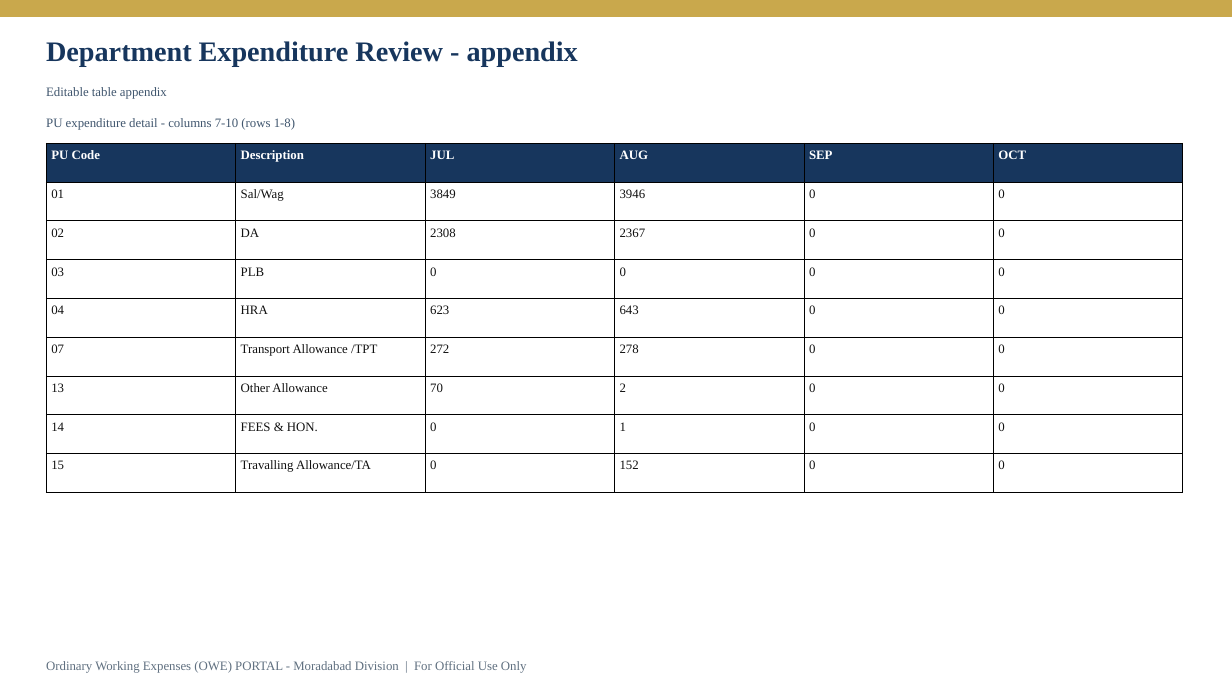
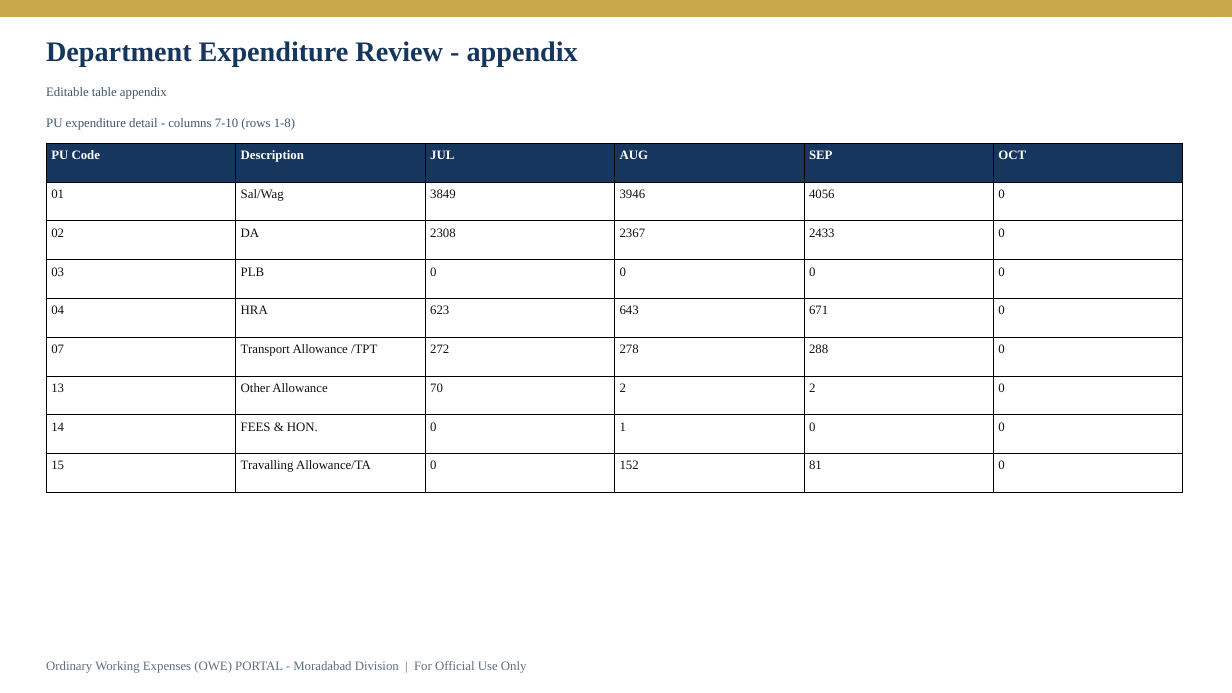
Before and after one commit to girishtiwari007/MBRLR, a slide deck: slide 8 of .export-validation/display/display.pptx. Drawn at 1232x693 pixels with LibreOffice and Linux fonts; fonts in the diff are those of the drawing. Boxes give left, top, right and bottom in pixels: in the first picture for what was removed or moved away, otherwise in the second. Text is boxed around its words. In the diff, an @@ line names an element or a change of style, - is before the commit and + after.

```diff
--- a/.export-validation/display/display.pptx
+++ b/.export-validation/display/display.pptx
@@ table at (46, 143, 1183, 476) @@
-row 2, column 5: 0
+row 2, column 5: 4056
-row 3, column 5: 0
+row 3, column 5: 2433
-row 5, column 5: 0
+row 5, column 5: 671
-row 6, column 5: 0
+row 6, column 5: 288
-row 7, column 5: 0
+row 7, column 5: 2
-row 9, column 5: 0
+row 9, column 5: 81
```
Also in this commit, not shown: 3 other slides changed, 16 other files.
